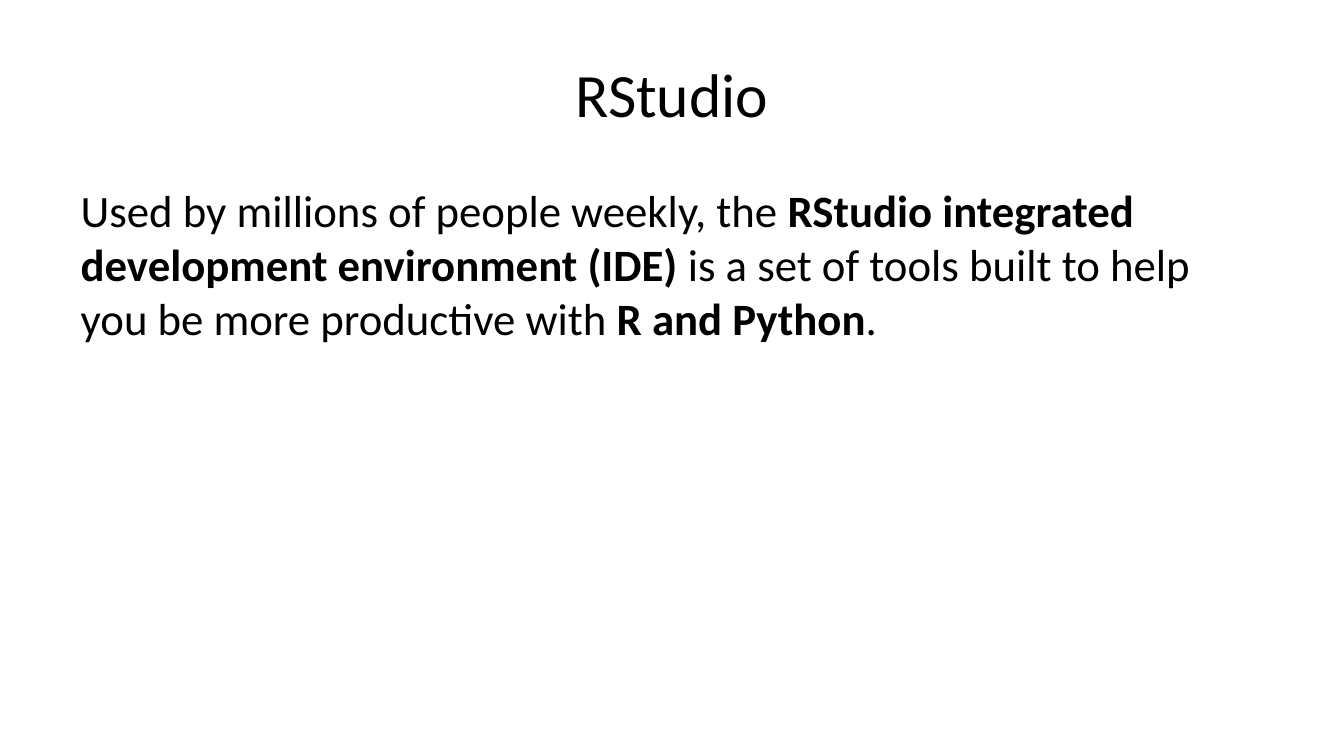
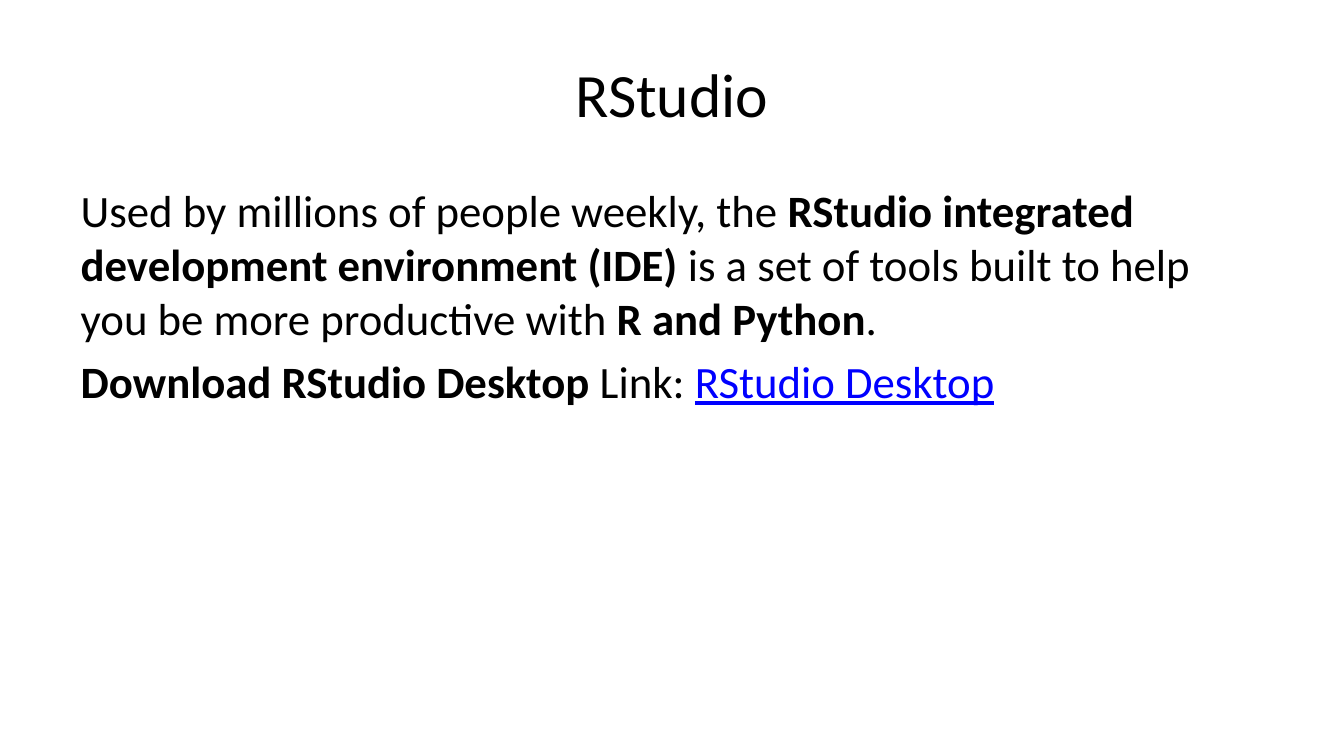
Before and after one commit to clobos/UFSCar_Sorocaba_15_03_23, a slide deck: slide 13 of slides_UFSCar.pptx. Drawn at 1344x756 pixels with LibreOffice and Linux fonts; fonts in the diff are those of the drawing. Boxes give left, top, right and bottom in pixels: in the first picture for what was removed or moved away, otherwise in the second. Text is boxed around its words. In the diff, an @@ line names an element or a change of style, - is before the commit and + after.

```diff
--- a/slides_UFSCar.pptx
+++ b/slides_UFSCar.pptx
@@ text at (x1=81, y1=366, x2=994, y2=406): paragraph added @@
+Download RStudio Desktop Link: RStudio Desktop
```
Also in this commit, not shown: 8 other slides changed, 1 slide removed, 6 other files.
